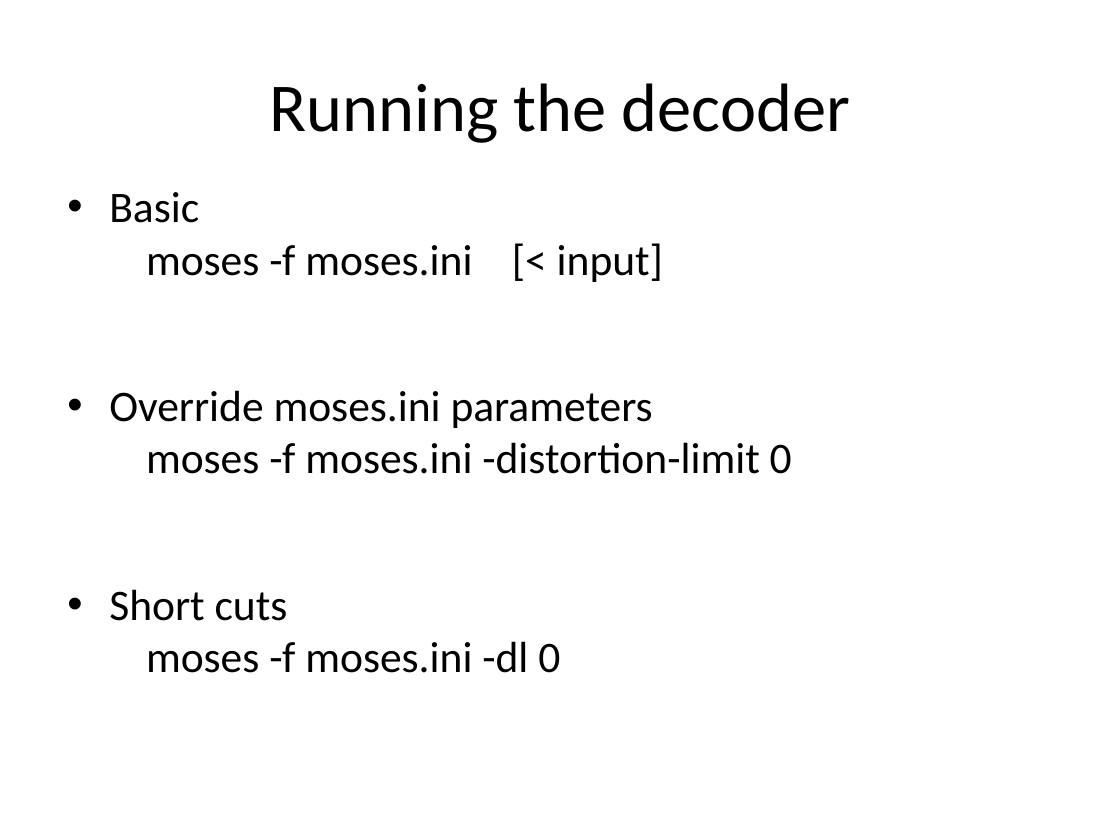
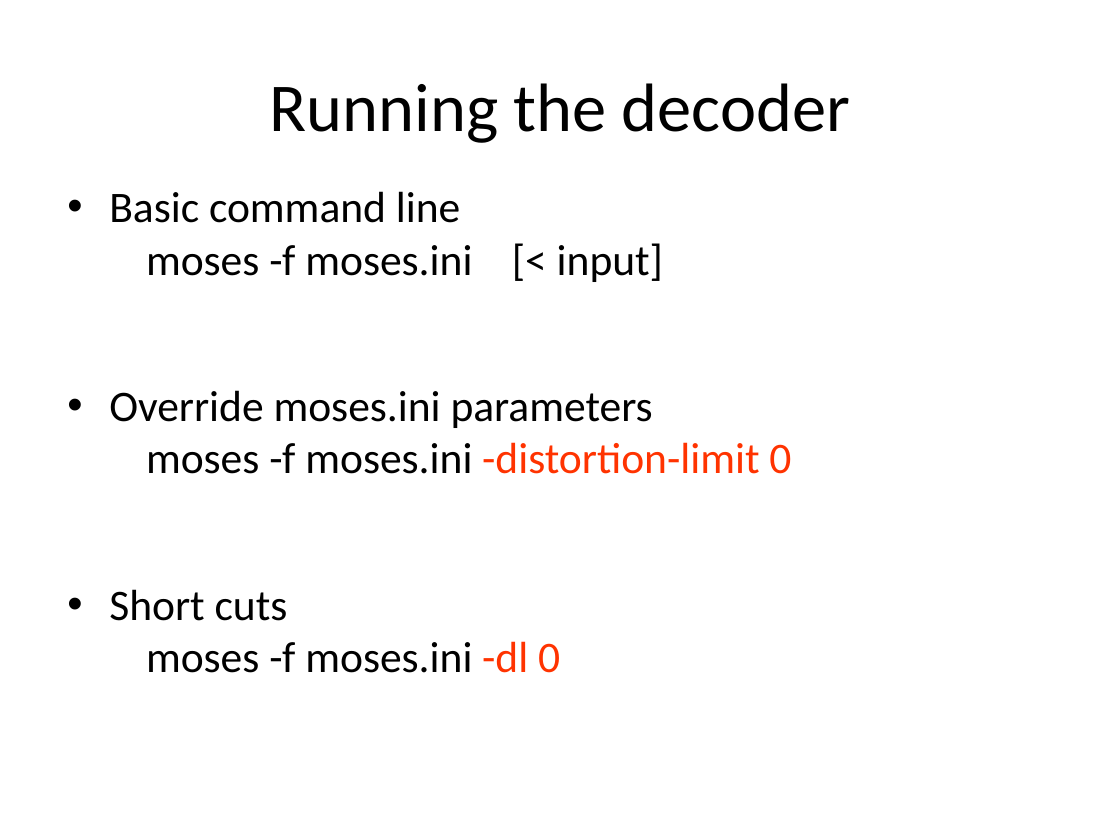
Before and after one commit to hieuhoang/papers, a slide deck: slide 12 of icon.2014/Basics.odp (slide 13 before the commit). Drawn at 1120x840 pixels with LibreOffice and Linux fonts; fonts in the diff are those of the drawing; background and template pictures are left out. Boxes give left, top, right and bottom in pixels: in the first picture for what was removed or moved away, otherwise in the second. Text is boxed around its words. In the diff, an @@ line names an element or a change of style, - is before the commit and + after.

```diff
--- a/icon.2014/Basics.odp
+++ b/icon.2014/Basics.odp
@@ text at [109,191,460,223]: text changed @@
-• Basic
+• Basic command line
@@ text at [146,442,791,673]: text colour #000000 to #FF3300 in "-distortion-limit 0", "-dl 0" @@
```
Also in this commit, not shown: 4 other slides changed, 1 slide removed, 3 other files.
